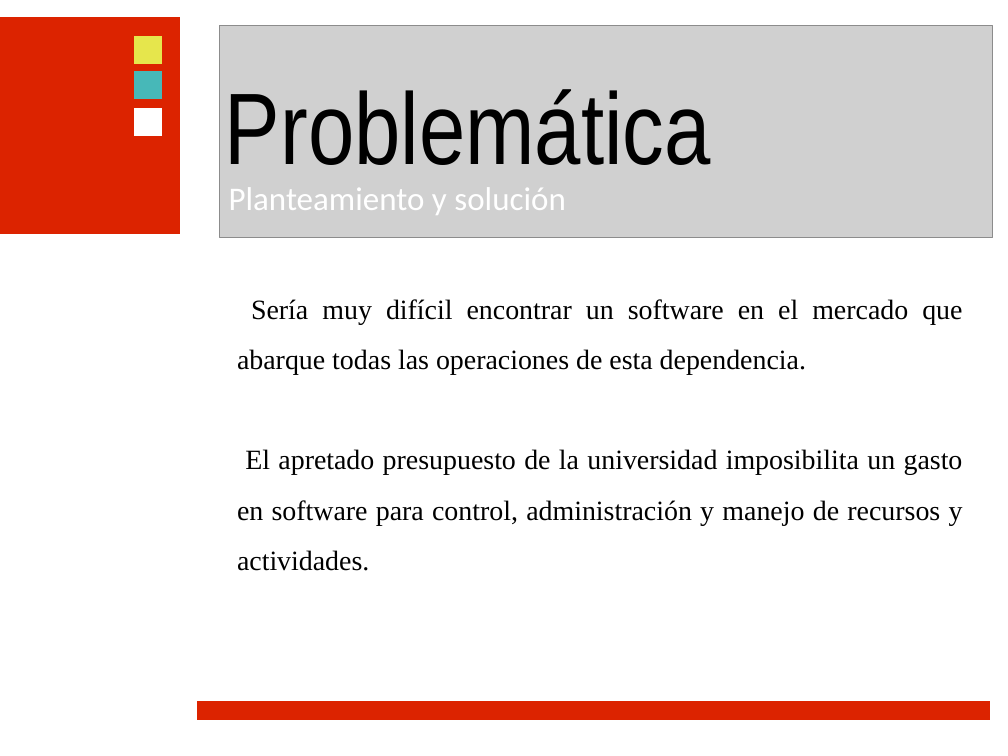
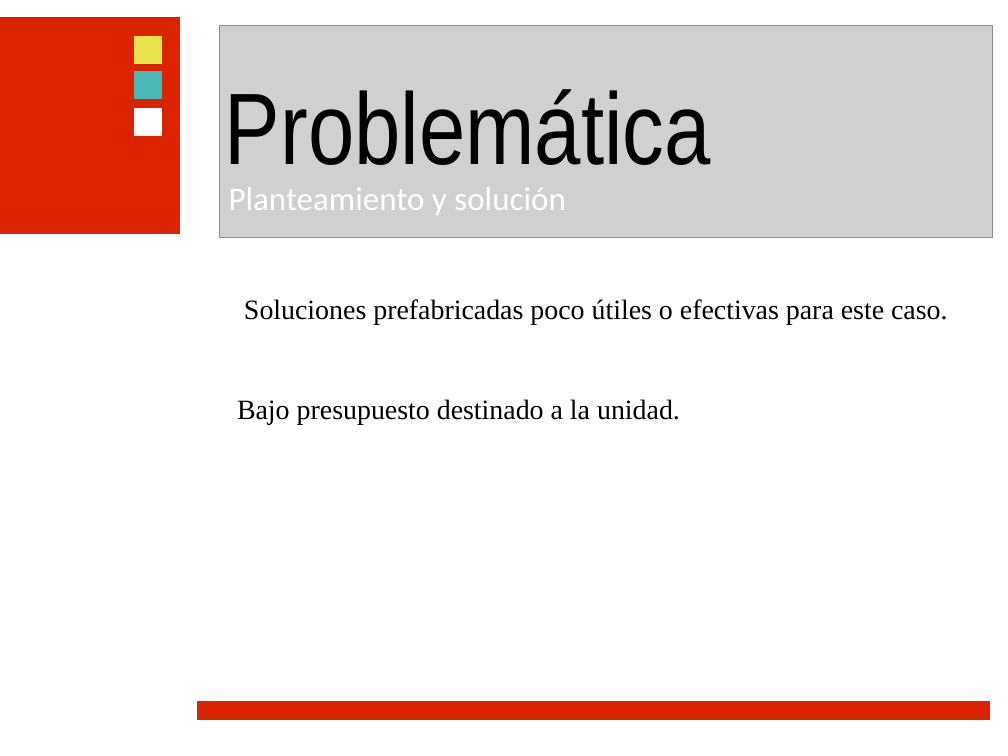
Before and after one commit to ramayac/jhard, a slide deck: slide 9 of presentaciones/primera defensa/jhard.odp. Drawn at 1008x756 pixels with LibreOffice and Linux fonts; fonts in the diff are those of the drawing; grey boxes stand for pictures; background and template pictures are left out. Boxes give left, top, right and bottom in pixels: in the first picture for what was removed or moved away, otherwise in the second. Text is boxed around its words. In the diff, an @@ line names an element or a change of style, - is before the commit and + after.

```diff
--- a/presentaciones/primera defensa/jhard.odp
+++ b/presentaciones/primera defensa/jhard.odp
@@ text at [237, 299, 948, 425]: text changed @@
-● Sería muy difícil encontrar un software en el mercado que abarque todas las operaciones de esta dependencia.
-● El apretado presupuesto de la universidad imposibilita un gasto en software para control, administración y manejo de recursos y actividades.
+● Soluciones prefabricadas poco útiles o efectivas para este caso.
+● Bajo presupuesto destinado a la unidad.
```
Also in this commit, not shown: 10 other slides changed.
